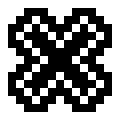
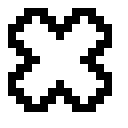
The second 128×128 image is a revision of the first. Changes to its layers:
painted on "Exit" over [24, 24, 96, 96]
